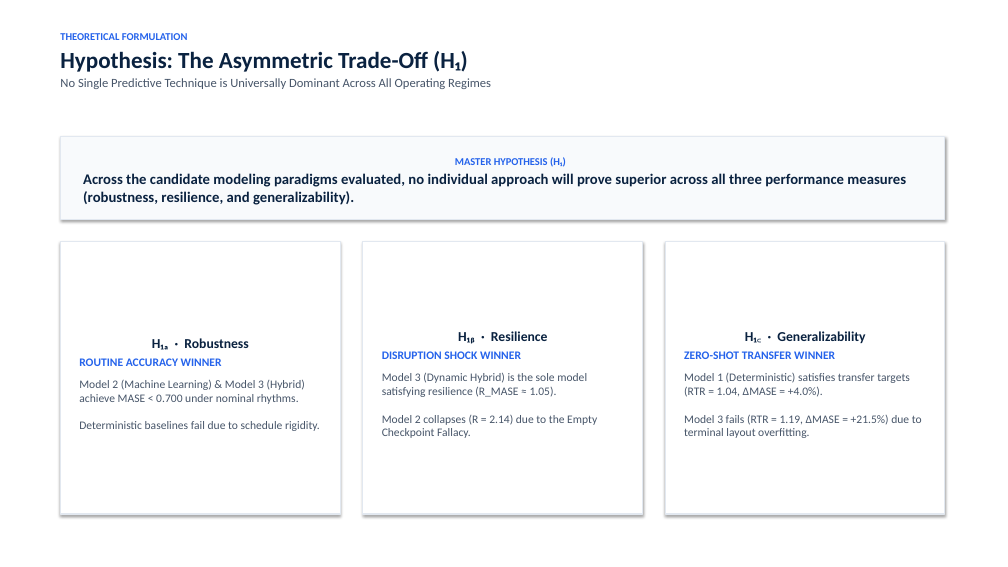
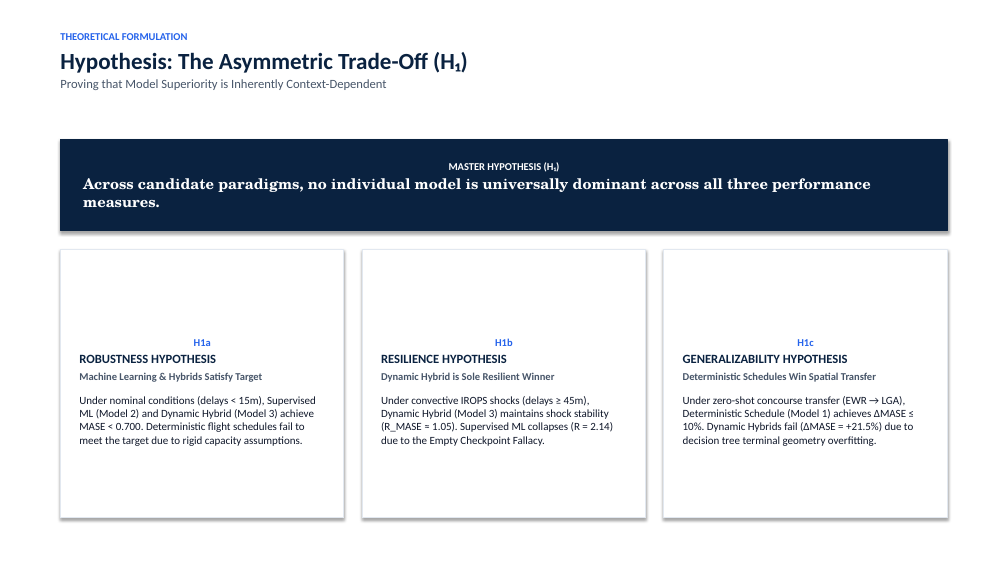
Before and after one commit to leila-gleich/final-thesis, a slide deck: slide 6 of Recommended-Thesis-Defense-Deck.pptx. Drawn at 1008x567 pixels with LibreOffice and Linux fonts; fonts in the diff are those of the drawing. Boxes give left, top, right and bottom in pixels: in the first picture for what was removed or moved away, otherwise in the second. Text is boxed around its words. In the diff, an @@ line names an element or a change of style, - is before the commit and + after.

```diff
--- a/Recommended-Thesis-Defense-Deck.pptx
+++ b/Recommended-Thesis-Defense-Deck.pptx
@@ text at bbox=[60, 79, 386, 90]: text changed @@
-No Single Predictive Technique is Universally Dominant Across All Operating Regimes
+Proving that Model Superiority is Inherently Context-Dependent
@@ rectangle "MASTER HYPOTHESIS (H₁)": place and size @@
-rectangle "MASTER HYPOTHESIS (H₁)" at bbox=[60, 136, 945, 219]
+rectangle "MASTER HYPOTHESIS (H₁)" at bbox=[60, 140, 948, 231]
@@ rectangle "MASTER HYPOTHESIS (H₁)" at bbox=[60, 140, 948, 231]: fill #F8FAFC to #0A2240; outline #E2E8F0 1 pt to #0A2240 1 pt @@
@@ text in rectangle at bbox=[83, 178, 871, 208]: text changed; font Calibri to TeX Gyre Schola; text colour #0A2240 to #FFFFFF @@
-Across the candidate modeling paradigms evaluated, no individual approach will prove superior across all three performance measures (robustness, resilience, and generalizability).
+Across candidate paradigms, no individual model is universally dominant across all three performance measures.
@@ text in rectangle at bbox=[449, 162, 560, 172]: text colour #2563EB to #FFFFFF in "MASTER HYPOTHESIS (H₁)" @@
@@ rectangle "H1a": place and size @@
-rectangle "H1a" at bbox=[60, 242, 340, 514]
+rectangle "H1a" at bbox=[60, 250, 344, 518]
@@ rectangle "H1b": place and size @@
-rectangle "H1b" at bbox=[363, 242, 643, 514]
+rectangle "H1b" at bbox=[362, 250, 646, 518]
@@ rectangle "H1c": place and size @@
-rectangle "H1c" at bbox=[665, 242, 945, 514]
+rectangle "H1c" at bbox=[664, 250, 948, 518]
@@ text in rectangle at bbox=[79, 339, 316, 446]: text changed; size 11 to 10.5 pt; text colour #475569 to #0F172A @@
-H₁ₐ · Robustness
-ROUTINE ACCURACY WINNER
-Model 2 (Machine Learning) & Model 3 (Hybrid) achieve MASE < 0.700 under nominal rhythms.
-Deterministic baselines fail due to schedule rigidity.
+H1a
+ROBUSTNESS HYPOTHESIS
+Machine Learning & Hybrids Satisfy Target
+Under nominal conditions (delays < 15m), Supervised ML (Model 2) and Dynamic Hybrid (Model 3) achieve MASE < 0.700. Deterministic flight schedules fail to meet the target due to rigid capacity assumptions.
@@ text in rectangle at bbox=[381, 338, 613, 446]: text changed; size 11 to 10.5 pt; text colour #475569 to #0F172A @@
-H₁ᵦ · Resilience
-DISRUPTION SHOCK WINNER
-Model 3 (Dynamic Hybrid) is the sole model satisfying resilience (R_MASE ≈ 1.05).
-Model 2 collapses (R = 2.14) due to the Empty Checkpoint Fallacy.
+H1b
+RESILIENCE HYPOTHESIS
+Dynamic Hybrid is Sole Resilient Winner
+Under convective IROPS shocks (delays ≥ 45m), Dynamic Hybrid (Model 3) maintains shock stability (R_MASE ≈ 1.05). Supervised ML collapses (R = 2.14) due to the Empty Checkpoint Fallacy.
@@ text in rectangle at bbox=[683, 339, 913, 446]: text changed; size 11 to 10.5 pt; text colour #475569 to #0F172A @@
-H₁꜀ · Generalizability
-ZERO-SHOT TRANSFER WINNER
-Model 1 (Deterministic) satisfies transfer targets (RTR = 1.04, ΔMASE = +4.0%).
-Model 3 fails (RTR = 1.19, ΔMASE = +21.5%) due to terminal layout overfitting.
+H1c
+GENERALIZABILITY HYPOTHESIS
+Deterministic Schedules Win Spatial Transfer
+Under zero-shot concourse transfer (EWR → LGA), Deterministic Schedule (Model 1) achieves ΔMASE ≤ 10%. Dynamic Hybrids fail (ΔMASE = +21.5%) due to decision tree terminal geometry overfitting.
```
Also in this commit, not shown: 22 other slides changed, 9 slides added, 9 slides removed, 4 other files.
